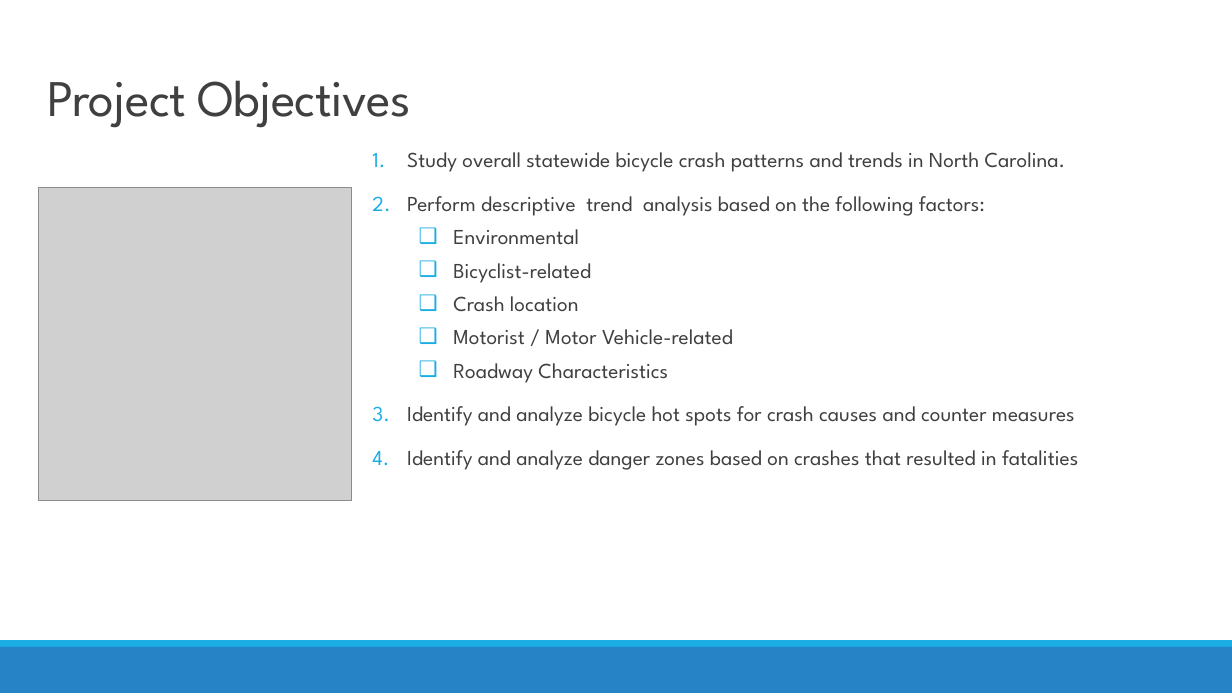
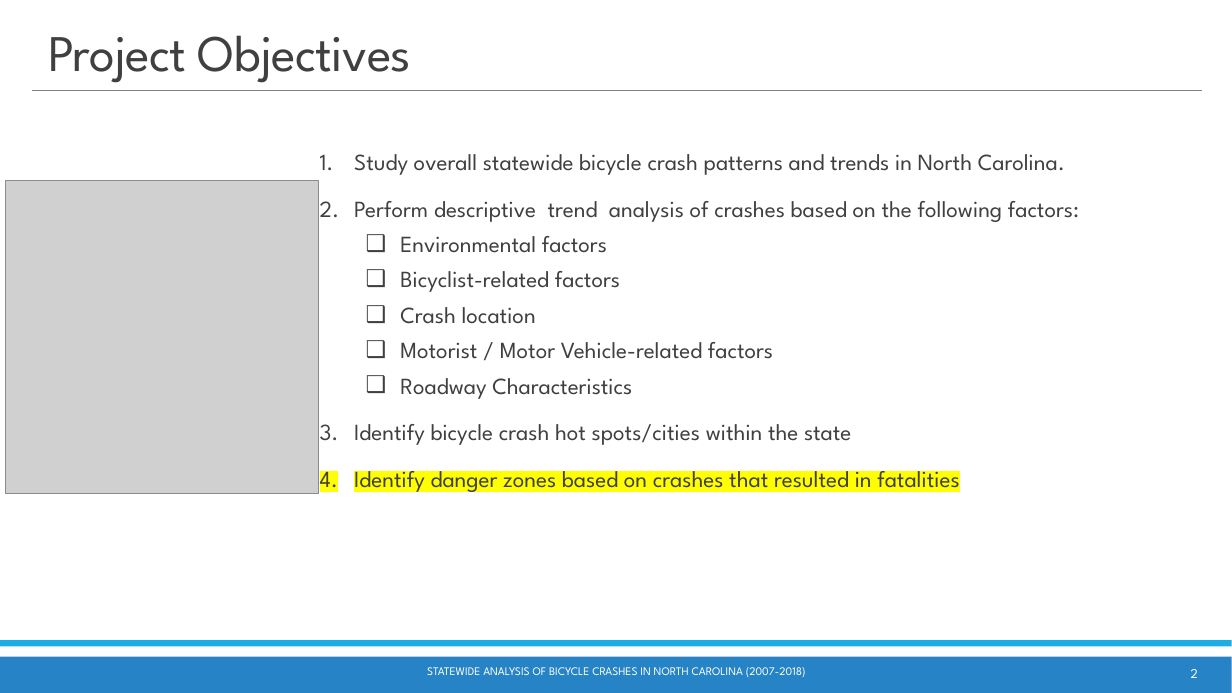
Before and after one commit to waghrayrashi/project-1, a slide deck: slide 2 of Project 1 - Group 2 - Statewide Bicycle Crash Analysis.pptx. Drawn at 1232x693 pixels with LibreOffice and Linux fonts; fonts in the diff are those of the drawing; grey boxes stand for pictures. Boxes give left, top, right and bottom in pixels: in the first picture for what was removed or moved away, otherwise in the second. Text is boxed around its words. In the diff, an @@ line names an element or a change of style, - is before the commit and + after.

Commit message:
fatality analysis updated

```diff
--- a/Project 1 - Group 2 - Statewide Bicycle Crash Analysis.pptx
+++ b/Project 1 - Group 2 - Statewide Bicycle Crash Analysis.pptx
@@ rectangle removed at <box>0,0,1232,640</box> @@
@@ title "Project Objectives": place and size @@
-title "Project Objectives" at <box>48,80,411,128</box>
+title "Project Objectives" at <box>48,35,411,83</box>
@@ line added from (32, 90) to (1202, 90), #808080 0.5 pt @@
@@ text "Study overall statewide bicycle crash ...": place and size @@
-text "Study overall statewide bicycle crash ..." at <box>407,152,1078,470</box>
+text "Study overall statewide bicycle crash ..." at <box>354,154,1079,494</box>
@@ text at <box>354,154,1065,399</box>: size 16.6 to 18 pt in "Study overall statewide bicycle crash patterns and ...", "Crash location", "Roadway Characteristics" @@
@@ picture: place and size @@
-picture at <box>39,188,351,500</box>
+picture at <box>6,180,318,493</box>
@@ text at <box>354,201,1079,292</box>: text changed; size 16.6 to 18 pt @@
-2. Perform descriptive trend analysis based on the following factors:
-  ❑ Environmental
-  ❑ Bicyclist-related
+2. Perform descriptive trend analysis of crashes based on the following factors:
+  ❑ Environmental factors
+  ❑ Bicyclist-related factors
@@ text at <box>400,342,773,359</box>: text changed; size 16.6 to 18 pt @@
-  ❑ Motorist / Motor Vehicle-related
+  ❑ Motorist / Motor Vehicle-related factors
@@ text at <box>354,424,959,494</box>: text changed; size 16.6 to 18 pt @@
-3. Identify and analyze bicycle hot spots for crash causes and counter measures
-4. Identify and analyze danger zones based on crashes that resulted in fatalities
+3. Identify bicycle crash hot spots/cities within the state
+4. Identify danger zones based on crashes that resulted in fatalities
@@ rectangle removed at <box>0,640,1232,647</box> @@
@@ rectangle removed at <box>0,647,1232,693</box> @@
@@ rectangle added at <box>0,640,1232,647</box>, fill #1CADE4 @@
@@ text added at <box>427,667,806,677</box>, 9 pt, text #FFFFFF @@
+STATEWIDE ANALYSIS OF BICYCLE CRASHES IN NORTH CAROLINA (2007-2018)
@@ page number added at <box>1191,669,1198,678</box>, 10.5 pt, text #FFFFFF @@
+2
```
Also in this commit, not shown: 6 other slides changed, 13 slides added, 11 slides removed, 22 other files.
